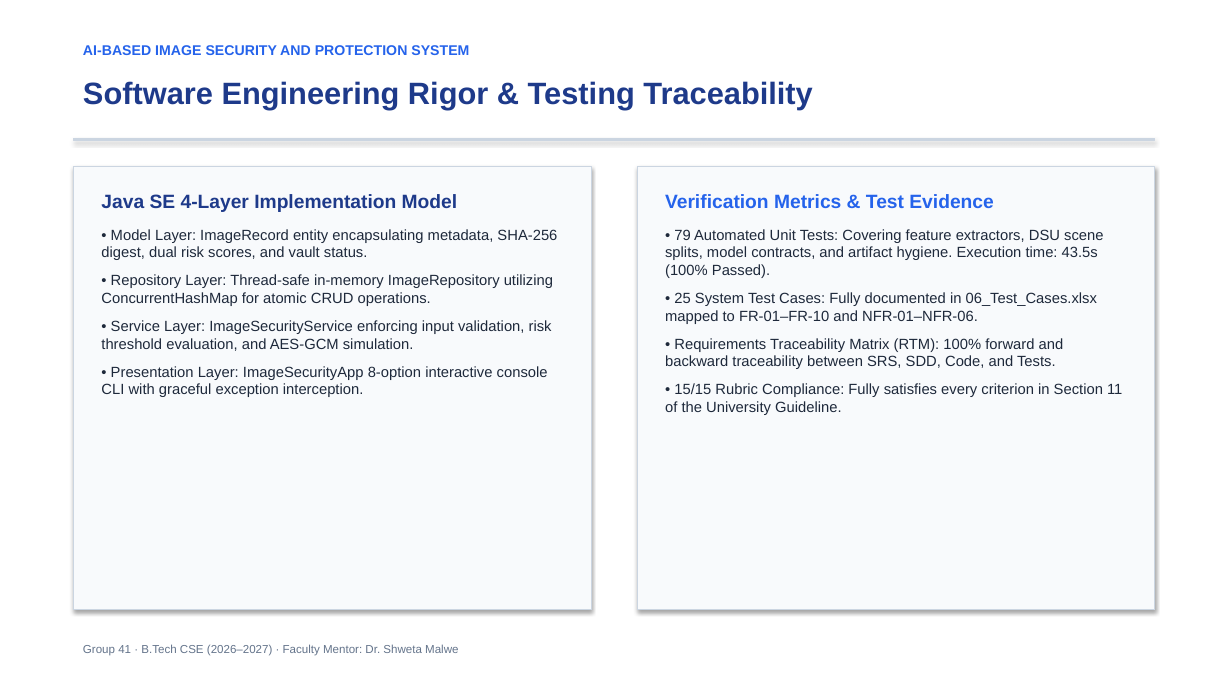
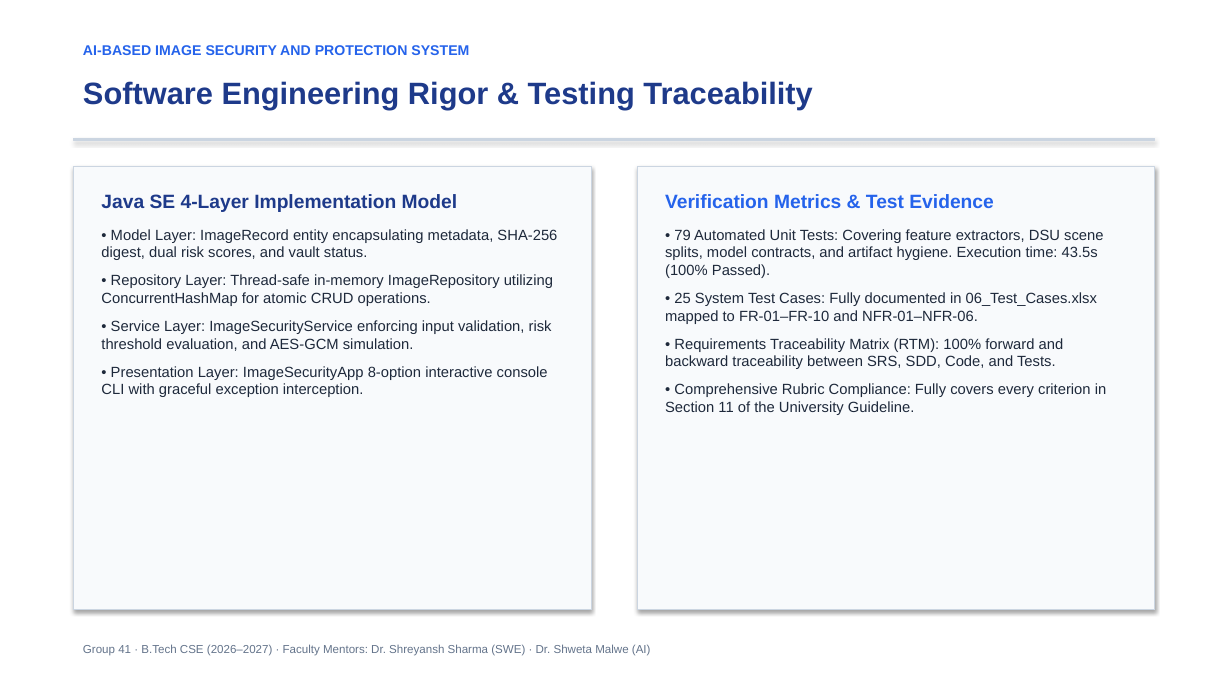
Before and after one commit to paarthbhatt/ai-image-security-protection-system, a slide deck: slide 8 of Project/08_Presentation.pptx. Drawn at 1232x693 pixels with LibreOffice and Linux fonts; fonts in the diff are those of the drawing. Boxes give left, top, right and bottom in pixels: in the first picture for what was removed or moved away, otherwise in the second. Text is boxed around its words. In the diff, an @@ line names an element or a change of style, - is before the commit and + after.

Commit message:
chore: set SWE mentor to Dr. Shreyansh Sharma, remove self-grading 15/15 references

```diff
--- a/Project/08_Presentation.pptx
+++ b/Project/08_Presentation.pptx
@@ text at bbox=[665, 383, 1106, 415]: text changed @@
-• 15/15 Rubric Compliance: Fully satisfies every criterion in Section 11 of the University Guideline.
+• Comprehensive Rubric Compliance: Fully covers every criterion in Section 11 of the University Guideline.
@@ text at bbox=[83, 644, 651, 656]: text changed @@
-Group 41 · B.Tech CSE (2026–2027) · Faculty Mentor: Dr. Shweta Malwe
+Group 41 · B.Tech CSE (2026–2027) · Faculty Mentors: Dr. Shreyansh Sharma (SWE) · Dr. Shweta Malwe (AI)
```
Also in this commit, not shown: 9 other slides changed, 7 other files.
